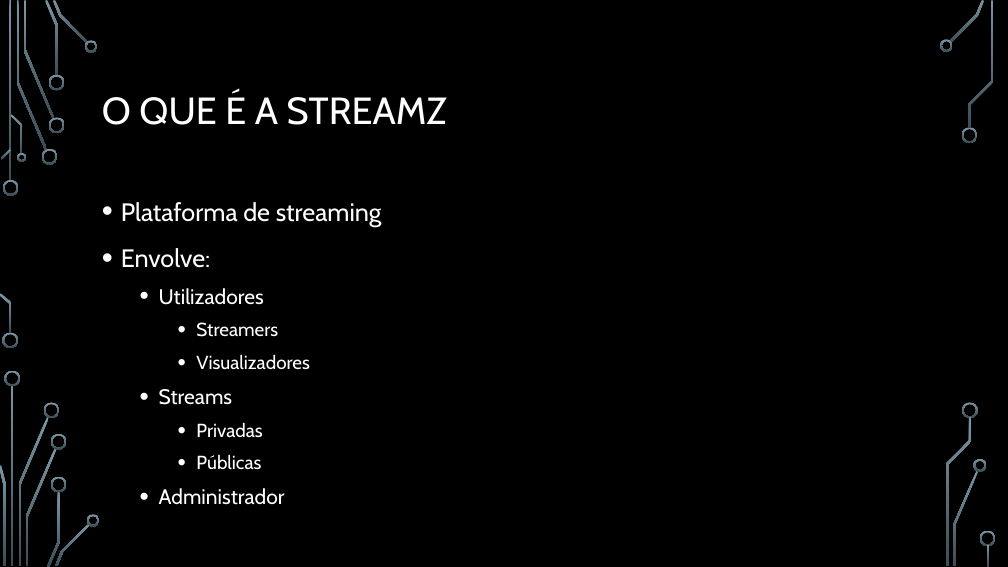
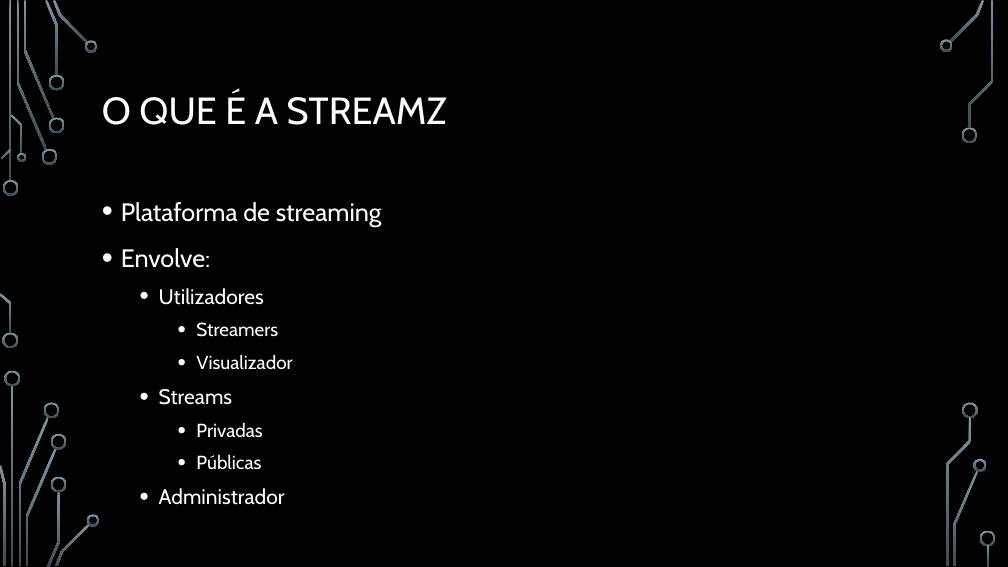
Before and after one commit to BrunoRosendo/StreamZ-AEDA-proj-, a slide deck: slide 2 of StreamZ.pptx. Drawn at 1008x567 pixels with LibreOffice and Linux fonts; fonts in the diff are those of the drawing; background and template pictures are left out. Boxes give left, top, right and bottom in pixels: in the first picture for what was removed or moved away, otherwise in the second. Text is boxed around its words. In the diff, an @@ line names an element or a change of style, - is before the commit and + after.

```diff
--- a/StreamZ.pptx
+++ b/StreamZ.pptx
@@ text at <box>196,354,292,369</box>: text changed @@
-    • Visualizadores
+    • Visualizador
```
Also in this commit, not shown: 5 other slides changed.
